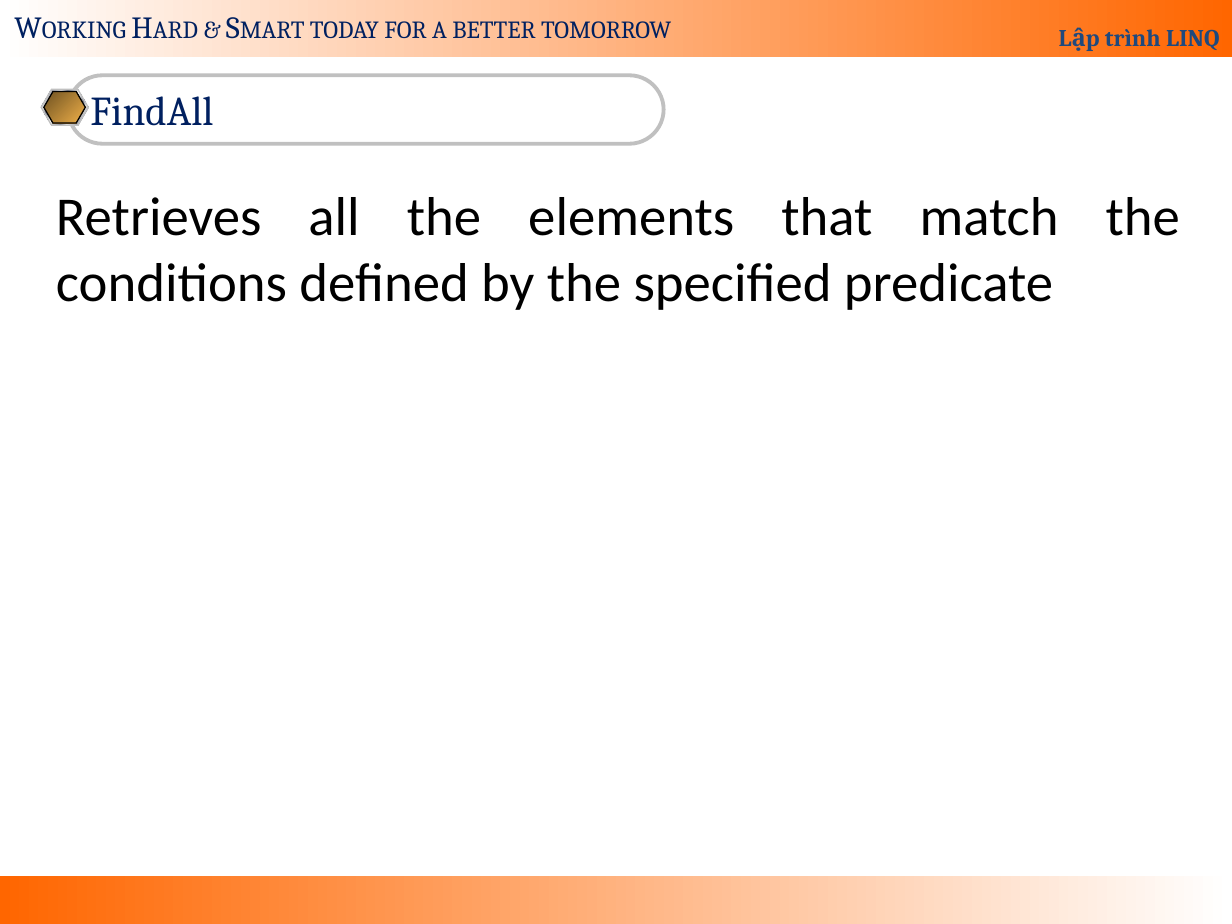
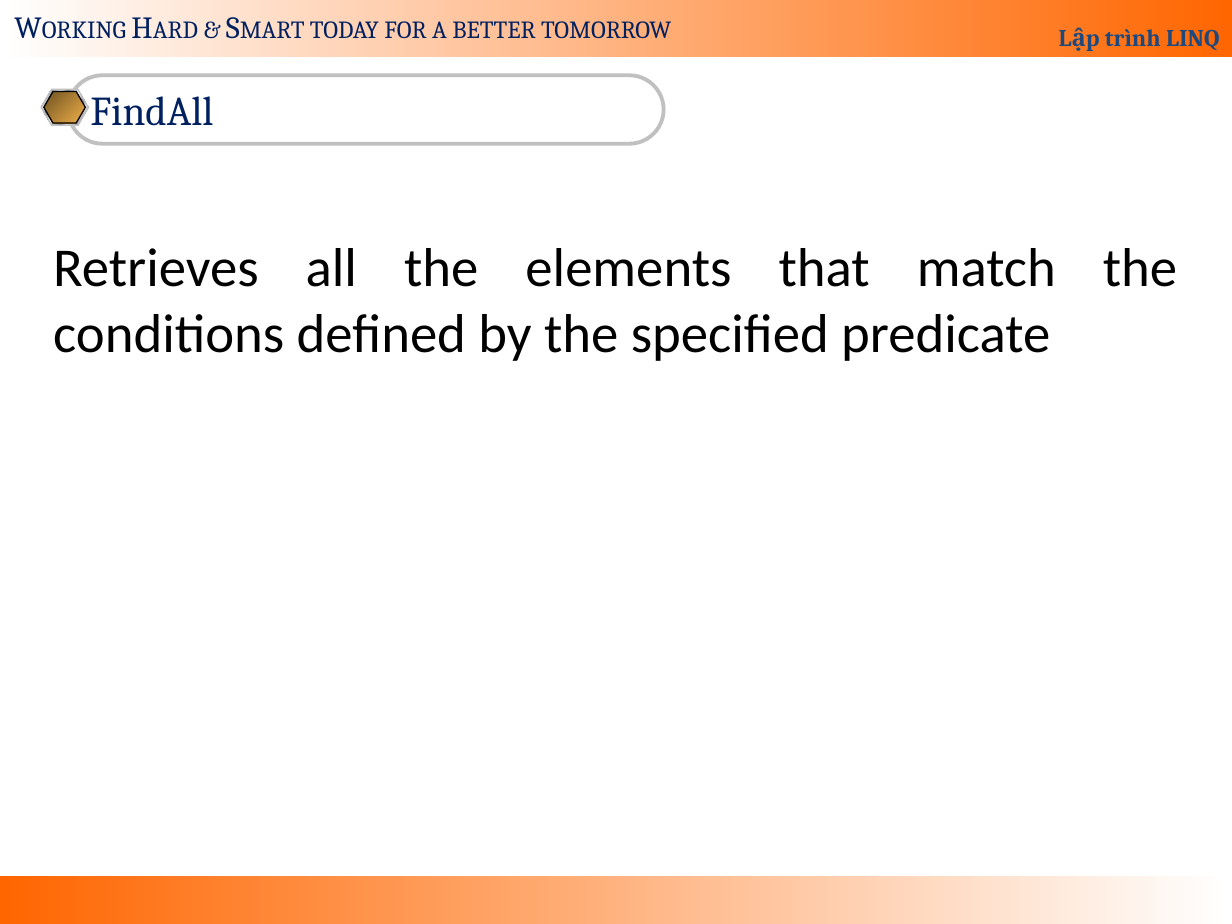
Before and after one commit to duongminh318/LinQ_Learning, a slide deck: slide 2 of 1. Document/Slides/17-FindAll.pptx. Drawn at 1232x924 pixels with LibreOffice and Linux fonts; fonts in the diff are those of the drawing. Boxes give left, top, right and bottom in pixels: in the first picture for what was removed or moved away, otherwise in the second. Text is boxed around its words. In the diff, an @@ line names an element or a change of style, - is before the commit and + after.

```diff
--- a/1. Document/Slides/17-FindAll.pptx
+++ b/1. Document/Slides/17-FindAll.pptx
@@ text "Retrieves all the elements that ...": place and size @@
-text "Retrieves all the elements that ..." at (56, 197, 1180, 310)
+text "Retrieves all the elements that ..." at (53, 248, 1177, 361)
```
Also in this commit, not shown: 2 other files.
